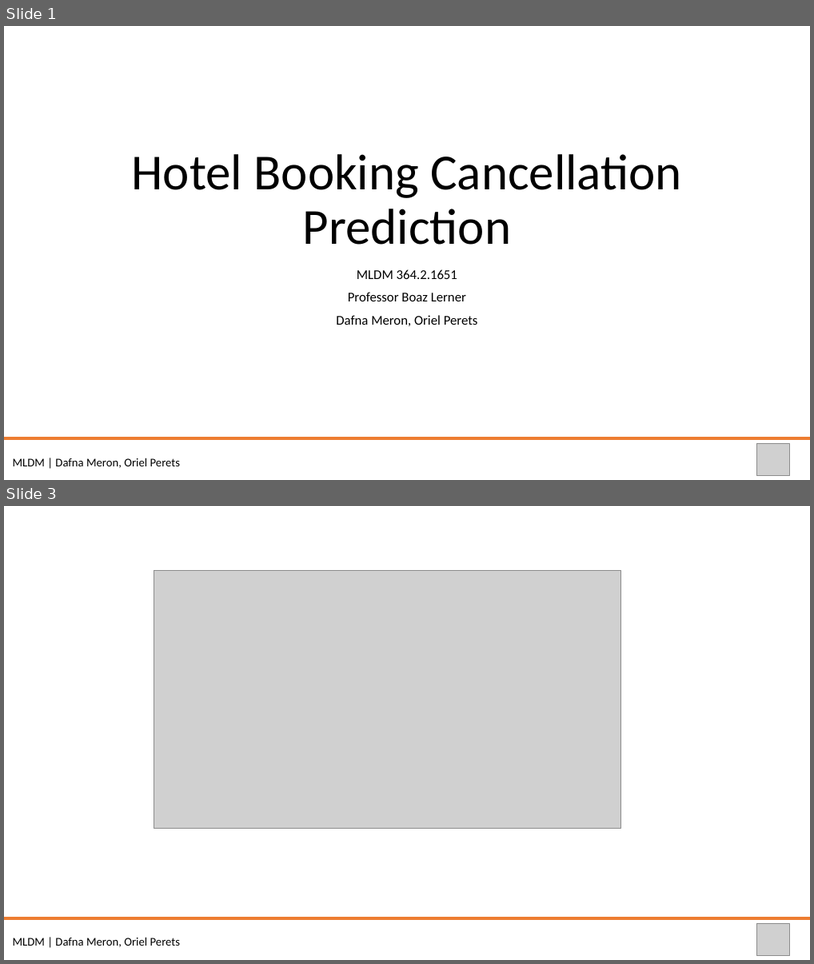
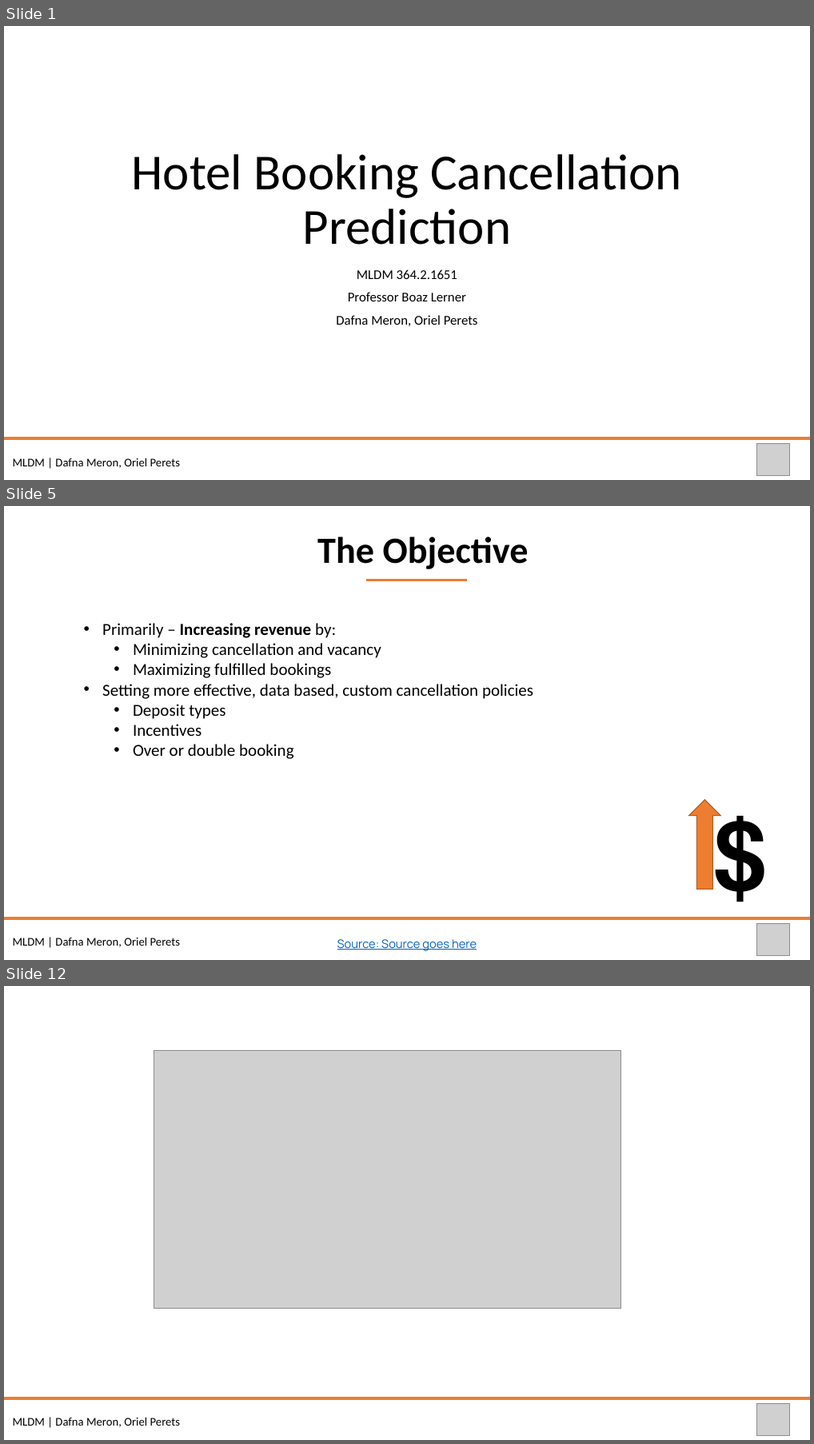
Before and after one commit to oriel9p/Booking-Cancellation-Forecast, a slide deck: MLDM Assgn Presentation - Hotel Booking Cancellations Prediction.pptx. Shown one above the other, each under a label of ours: slides 1 and 3 before the commit, slides 1, 5 and 12 after it; the slides between them are not shown. The pictures are 814x964 and 814x1444 pixels, drawn with LibreOffice and Linux fonts; fonts in the diff are those of the drawing; grey boxes stand for pictures. Boxes give left, top, right and bottom in pixels: in the first picture for what was removed or moved away, otherwise in the second. Text is boxed around its words. In the diff, an @@ line names an element or a change of style, - is before the commit and + after.

Commit message:
presentation, data description

```diff
--- a/MLDM Assgn Presentation - Hotel Booking Cancellations Prediction.pptx
+++ b/MLDM Assgn Presentation - Hotel Booking Cancellations Prediction.pptx
@@ slide 5 added at [4, 506, 810, 960], background #FFFFFF @@
@@ text added at [318, 536, 529, 569], 44 pt, text #000000, bold @@
+The Objective
@@ line added from (367, 580) to (467, 580), #ED7D31 3 pt @@
@@ text added at [102, 623, 534, 759], 20 pt, text #000000 @@
+• Primarily – Increasing revenue by:
+  • Minimizing cancellation and vacancy
+  • Maximizing fulfilled bookings
+• Setting more effective, data based, custom cancellation policies
+  • Deposit types
+  • Incentives
+  • Over or double booking
@@ text added at [690, 790, 774, 914], 115 pt, text #000000, bold @@
+$
@@ right arrow added at [689, 800, 721, 889], fill #ED7D31, outline #AF5C24 1 pt @@
@@ line added from (4, 918) to (810, 918), #ED7D31 3 pt @@
@@ text added at [13, 936, 181, 947], 14 pt, text #000000 @@
+MLDM | Dafna Meron, Oriel Perets
@@ picture added at [757, 923, 790, 956] @@
@@ text added at [338, 939, 477, 951], 14 pt, text #0563C1, underline @@
+Source: Source goes here
@@ what was slide 3 is now slide 12 @@
```
Also in this commit, not shown: 1 slide changed, 8 other slides added, 5 other files.
